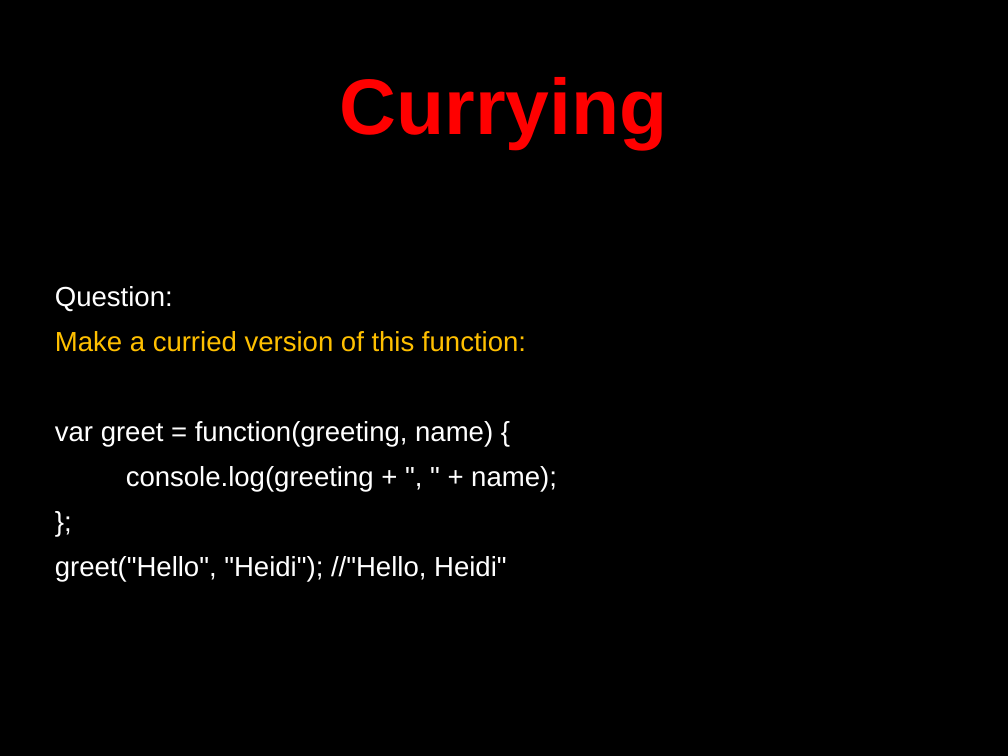
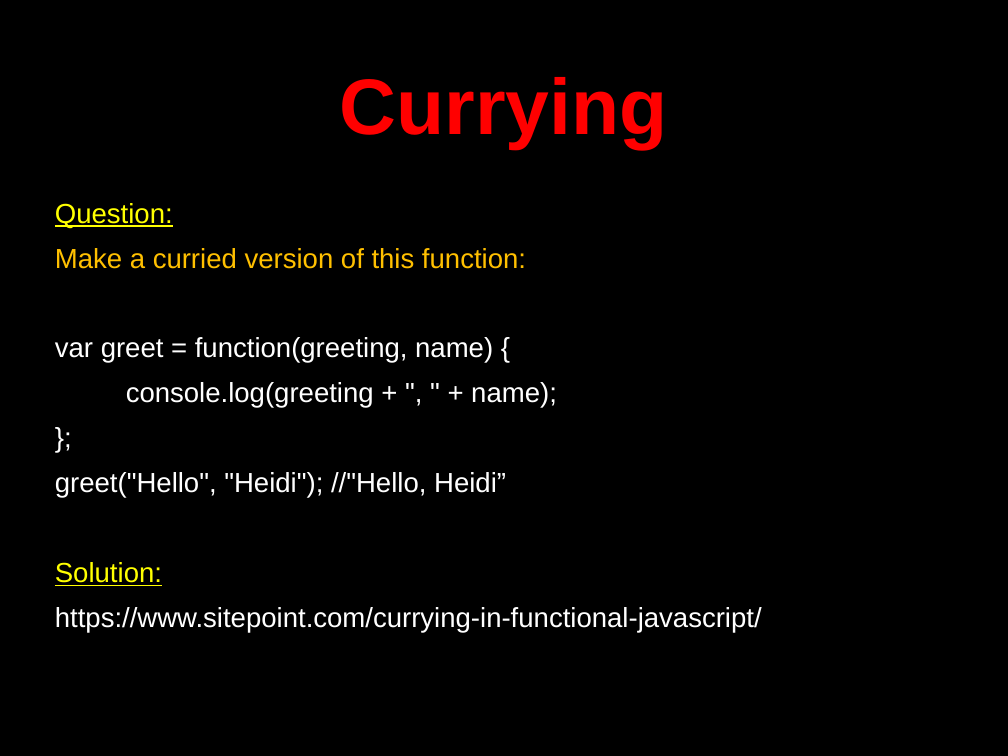
Before and after one commit to petereijgermans11/frontend-cursus, a slide deck: slide 30 of frontend-cursus/ 5 - Functional programmming.pptx. Drawn at 1008x756 pixels with LibreOffice and Linux fonts; fonts in the diff are those of the drawing. Boxes give left, top, right and bottom in pixels: in the first picture for what was removed or moved away, otherwise in the second. Text is boxed around its words. In the diff, an @@ line names an element or a change of style, - is before the commit and + after.

```diff
--- a/frontend-cursus/ 5 - Functional programmming.pptx
+++ b/frontend-cursus/ 5 - Functional programmming.pptx
@@ text at [55,203,173,228]: text colour #FFFFFF to #FFFF00, underline on in "Question:" @@
@@ text at [55,472,762,632]: text changed @@
-greet("Hello", "Heidi"); //"Hello, Heidi"
+greet("Hello", "Heidi"); //"Hello, Heidi”
+Solution:
+https://www.sitepoint.com/currying-in-functional-javascript/
```
Also in this commit, not shown: 11 other slides changed, 1 other file.
